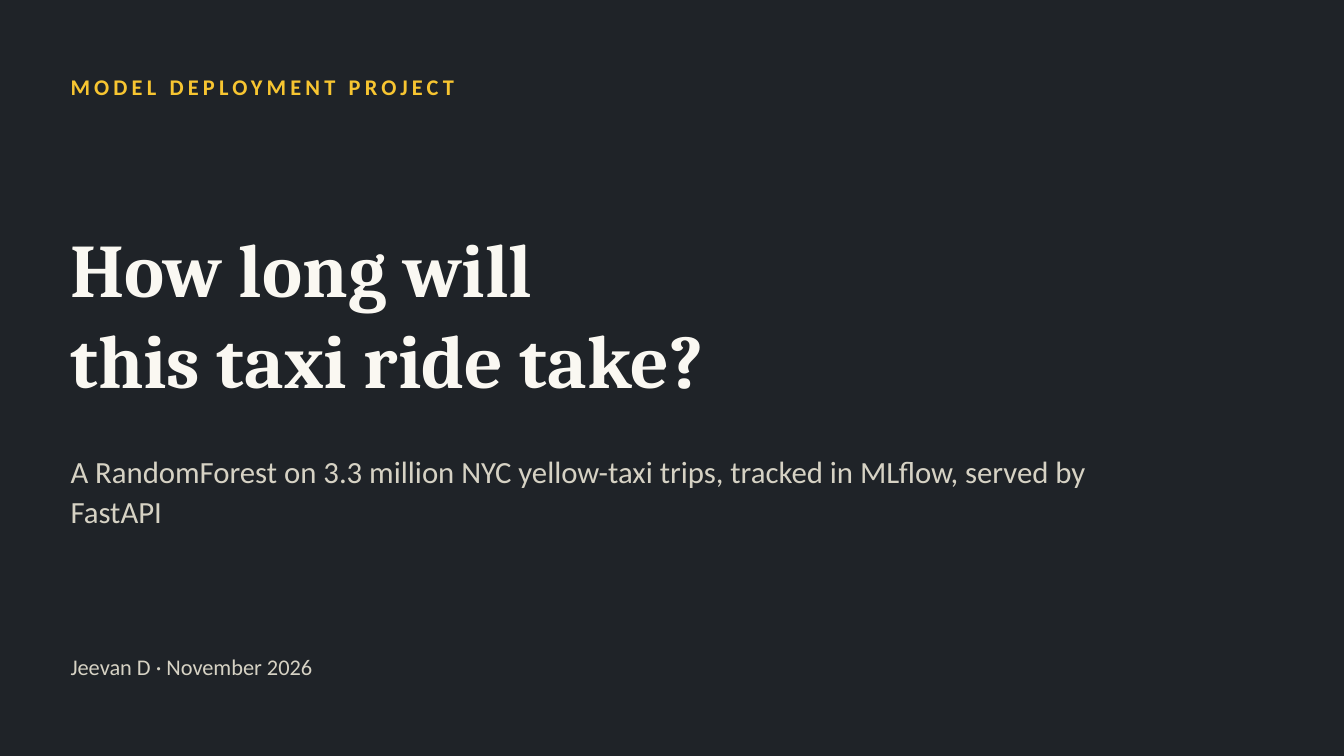
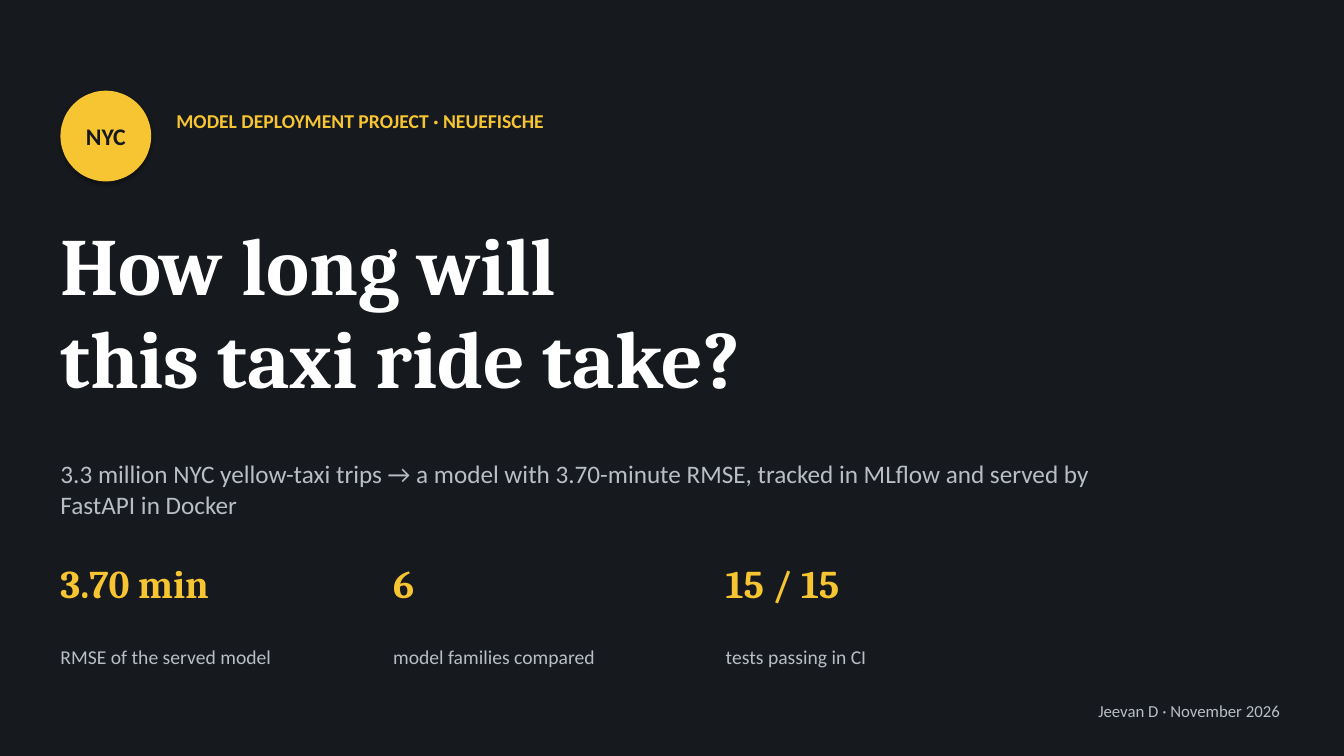
Before and after one commit to jeevan516/model-deployment-project, a slide deck: slide 1 of presentation/model-deployment-project.pptx. Drawn at 1344x756 pixels with LibreOffice and Linux fonts; fonts in the diff are those of the drawing. Boxes give left, top, right and bottom in pixels: in the first picture for what was removed or moved away, otherwise in the second. Text is boxed around its words. In the diff, an @@ line names an element or a change of style, - is before the commit and + after.

```diff
--- a/presentation/model-deployment-project.pptx
+++ b/presentation/model-deployment-project.pptx
@@ background #1F2328 to #16191D @@
@@ ellipse added at [60, 91, 151, 181], fill #F7C531, 17 pt, text #16191D, bold @@
+NYC
@@ text at [176, 115, 544, 128]: text changed; size 16 to 14 pt @@
-MODEL DEPLOYMENT PROJECT
+MODEL DEPLOYMENT PROJECT · NEUEFISCHE
@@ text at [60, 238, 740, 389]: text changed; size 54 to 58 pt; text colour #FAF8F2 to #FFFFFF @@
-How long will
-this taxi ride take?
+How long will
+this taxi ride take?
@@ text at [60, 465, 1089, 514]: text changed; size 22 to 18 pt; text colour #D6D2C4 to #B9BEC6 @@
-A RandomForest on 3.3 million NYC yellow-taxi trips, tracked in MLflow, served by FastAPI
+3.3 million NYC yellow-taxi trips → a model with 3.70-minute RMSE, tracked in MLflow and served by FastAPI in Docker
@@ text added at [60, 571, 209, 599], 28 pt, text #F7C531, bold @@
+3.70 min
@@ text added at [393, 571, 414, 599], 28 pt, text #F7C531, bold @@
+6
@@ text added at [726, 571, 839, 599], 28 pt, text #F7C531, bold @@
+15 / 15
@@ text added at [60, 650, 271, 664], 14 pt, text #B9BEC6 @@
+RMSE of the served model
@@ text added at [393, 650, 595, 667], 14 pt, text #B9BEC6 @@
+model families compared
@@ text added at [726, 650, 866, 668], 14 pt, text #B9BEC6 @@
+tests passing in CI
@@ text "Jeevan D · November 2026": place and size @@
-text "Jeevan D · November 2026" at [71, 659, 312, 675]
+text "Jeevan D · November 2026" at [1098, 705, 1280, 717]
@@ text "Jeevan D · November 2026" at [1098, 705, 1280, 717]: size 16 to 12 pt, text colour #D6D2C4 to #B9BEC6; alignment left to right; line spacing 1.1 to 1 @@
```
Also in this commit, not shown: 6 other slides changed, 6 slides added, 6 slides removed, 6 other files.
